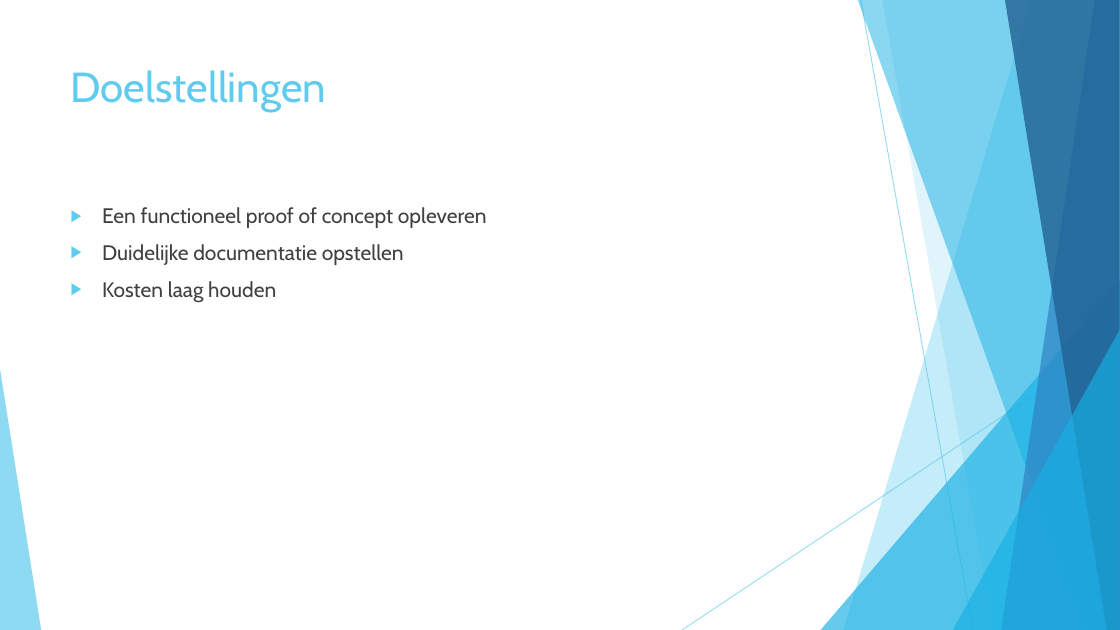
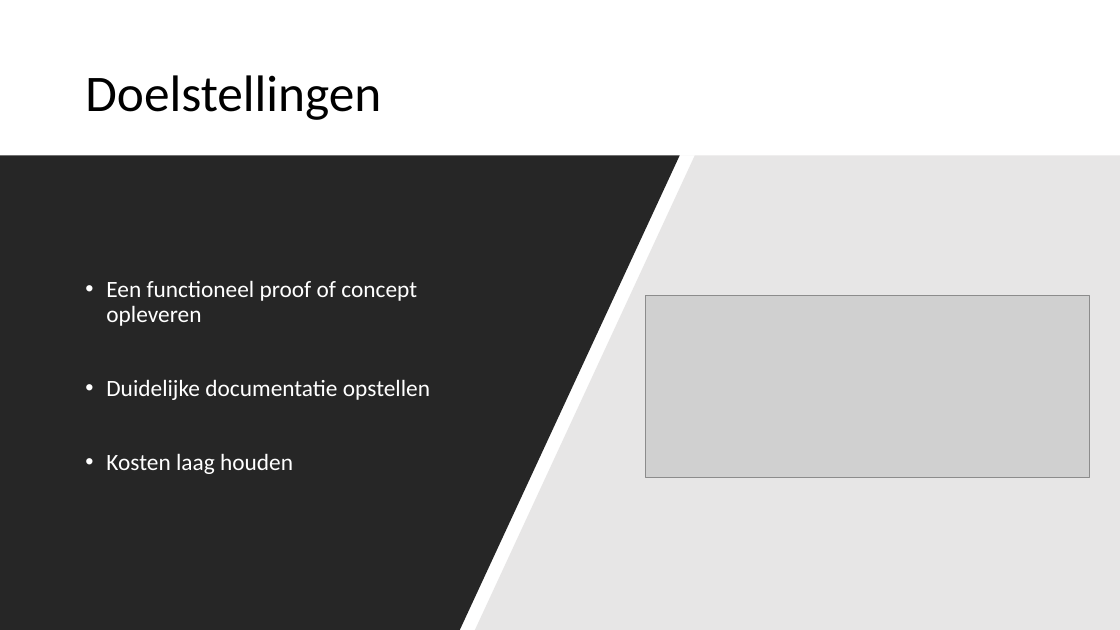
Before and after one commit to wouter503/IDP, a slide deck: slide 6 of Plan van aanpak/presentatie.pptx (slide 4 before the commit). Drawn at 1120x630 pixels with LibreOffice and Linux fonts; fonts in the diff are those of the drawing; grey boxes stand for pictures. Boxes give left, top, right and bottom in pixels: in the first picture for what was removed or moved away, otherwise in the second. Text is boxed around its words. In the diff, an @@ line names an element or a change of style, - is before the commit and + after.

```diff
--- a/Plan van aanpak/presentatie.pptx
+++ b/Plan van aanpak/presentatie.pptx
@@ title "Doelstellingen": place and size @@
-title "Doelstellingen" at [71, 70, 327, 112]
+title "Doelstellingen" at [85, 75, 381, 120]
@@ title "Doelstellingen" at [85, 75, 381, 120]: size 36 to 44 pt, font Cabin to Calibri, text colour #5FCBEF to #000000; line spacing 1 to 0.9; vertical alignment top to middle @@
@@ freeform shape added at [0, 155, 680, 630], fill #262626 @@
@@ freeform shape added at [455, 155, 1120, 630], fill #E7E6E6 @@
@@ text "Een functioneel proof of concept ...": place and size @@
-text "Een functioneel proof of concept ..." at [102, 207, 487, 303]
+text "Een functioneel proof of concept ..." at [106, 280, 430, 474]
@@ text "Een functioneel proof of concept ..." at [106, 280, 430, 474]: size 18 to 20 pt, font Cabin to Calibri, text colour #404040 to #FFFFFF; bullet ▶ to •; line spacing 1 to 0.9; vertical alignment top to middle @@
@@ picture added at [646, 295, 1091, 477] @@
@@ group removed at [0, 0, 1120, 630]: 5 freeform shapes, 3 triangles, 2 lines @@
```
Also in this commit, not shown: 11 other slides changed, 4 slides added.
